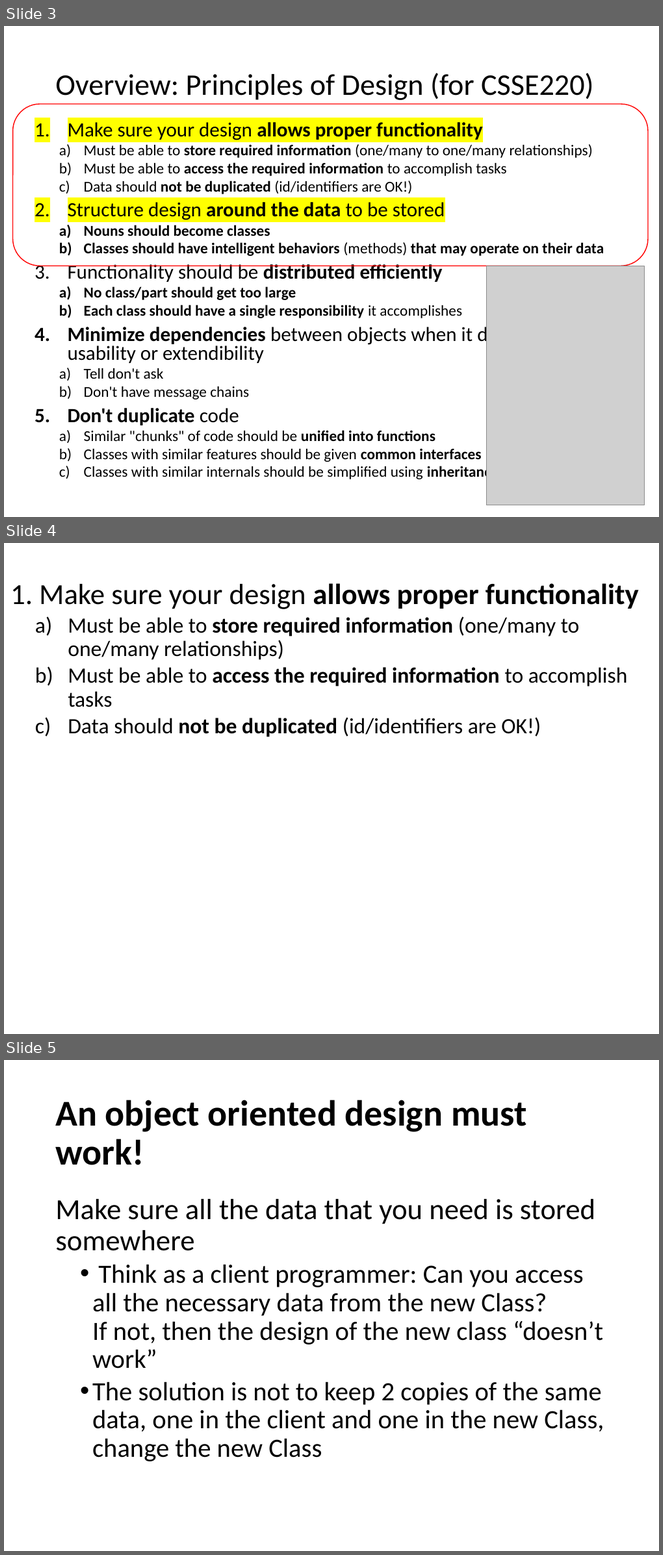
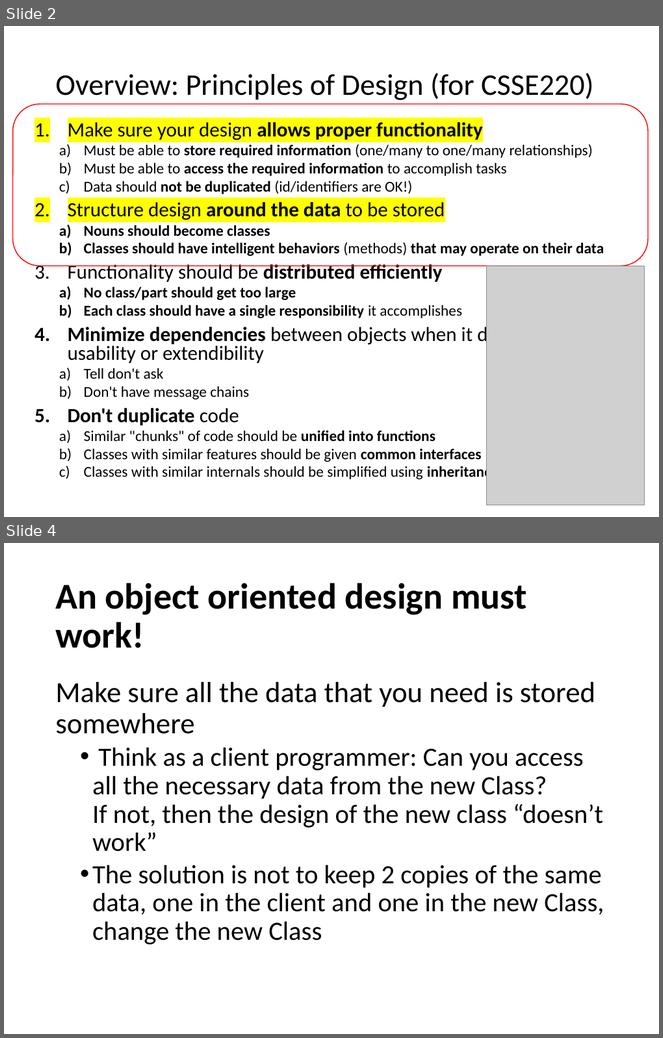
Before and after one commit to RHIT-CSSE/csse220, a slide deck: ClassMaterials/SETechniques/Slides/Part3-SETechniques-Principles1And2.pptx. Shown one above the other, each under a label of ours: slides 3, 4 and 5 before the commit, slides 2 and 4 after it; the slides between them are not shown. The pictures are 663x1555 and 663x1038 pixels, drawn with LibreOffice and Linux fonts; fonts in the diff are those of the drawing; grey boxes stand for pictures. Boxes give left, top, right and bottom in pixels: in the first picture for what was removed or moved away, otherwise in the second. Text is boxed around its words. In the diff, an @@ line names an element or a change of style, - is before the commit and + after.

Commit message:
updates slides for SETechniques making the text analysis easier to show

```diff
--- a/ClassMaterials/SETechniques/Slides/Part3-SETechniques-Principles1And2.pptx
+++ b/ClassMaterials/SETechniques/Slides/Part3-SETechniques-Principles1And2.pptx
@@ slide 4 removed at (x1=4, y1=543, x2=659, y2=1034), background #FFFFFF @@
@@ text removed at (x1=10, y1=583, x2=639, y2=737) @@
-1. Make sure your design allows proper functionality
-  a) Must be able to store required information (one/many to one/many relationships)
-  b) Must be able to access the required information to accomplish tasks
-  c) Data should not be duplicated (id/identifiers are OK!)
@@ what was slide 3 is now slide 2 @@
@@ what was slide 5 is now slide 4 @@
```
Also in this commit, not shown: 3 other files.
